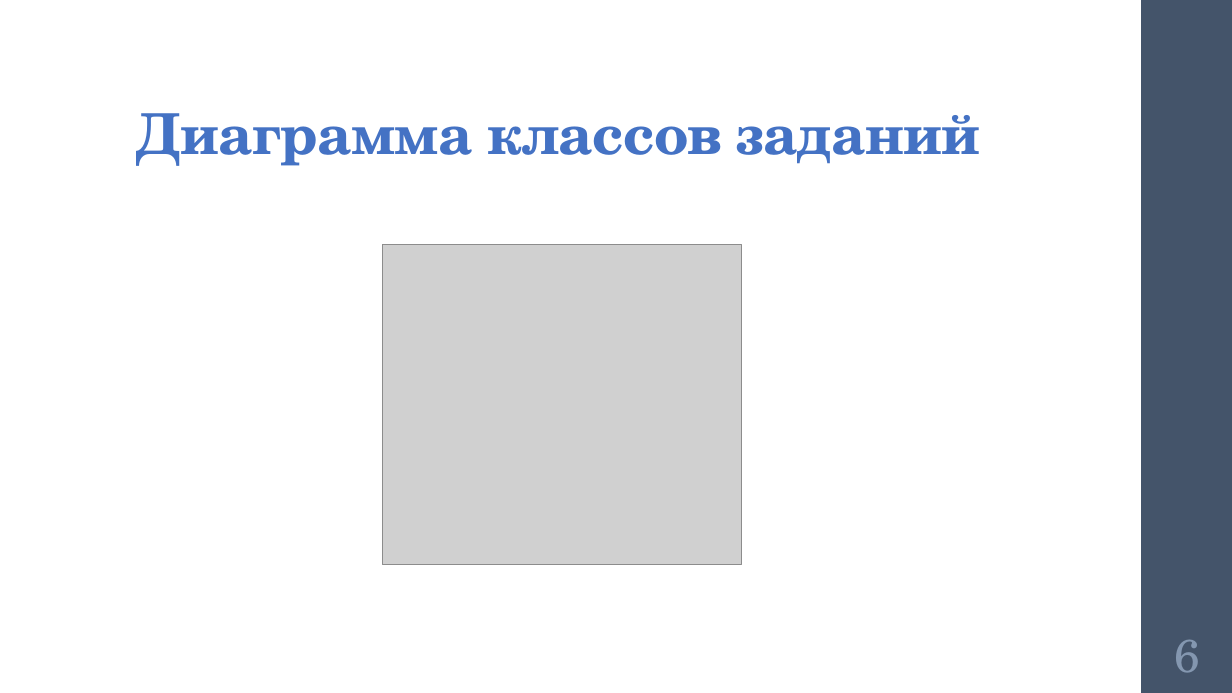
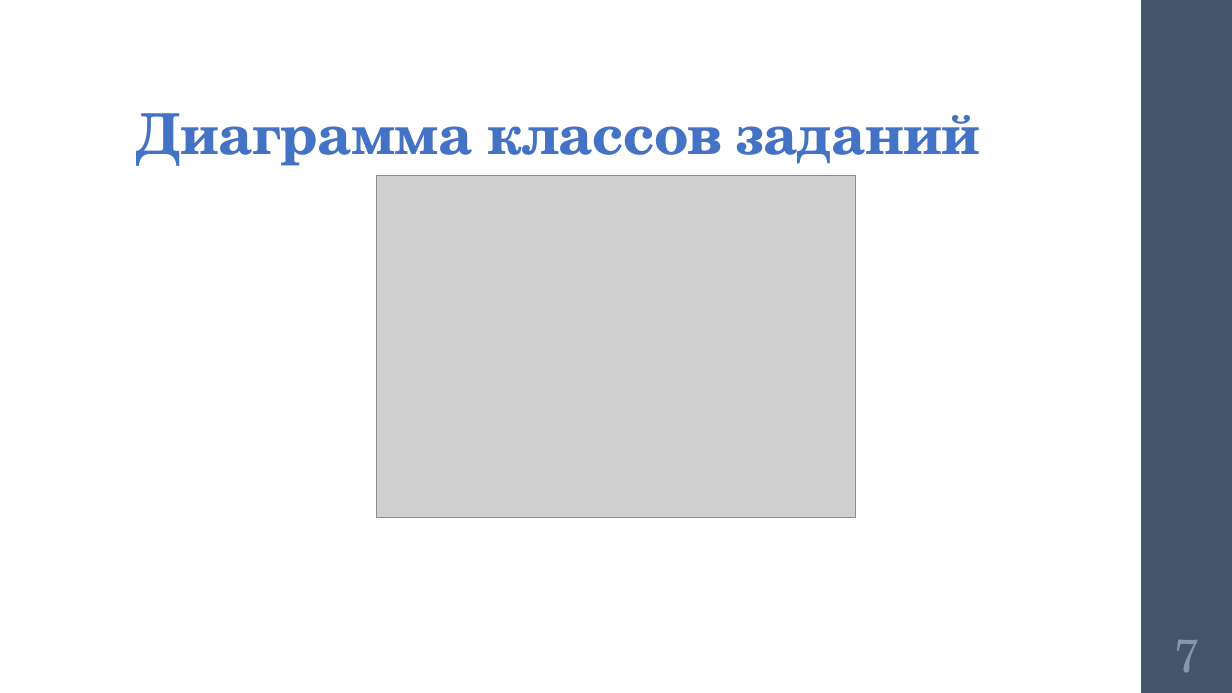
Before and after one commit to polyakovGit/BackupSystem, a slide deck: slide 7 of Razrabotka_PO_PresentationV5.pptx (slide 6 before the commit). Drawn at 1232x693 pixels with LibreOffice and Linux fonts; fonts in the diff are those of the drawing; grey boxes stand for pictures. Boxes give left, top, right and bottom in pixels: in the first picture for what was removed or moved away, otherwise in the second. Text is boxed around its words. In the diff, an @@ line names an element or a change of style, - is before the commit and + after.

```diff
--- a/Razrabotka_PO_PresentationV5.pptx
+++ b/Razrabotka_PO_PresentationV5.pptx
@@ picture: place and size @@
-picture at bbox=[383, 244, 742, 565]
+picture at bbox=[376, 176, 856, 518]
@@ page number at bbox=[1174, 640, 1200, 672]: text changed @@
-6
+7
```
Also in this commit, not shown: 3 other slides changed, 1 slide added, 2 other files.
